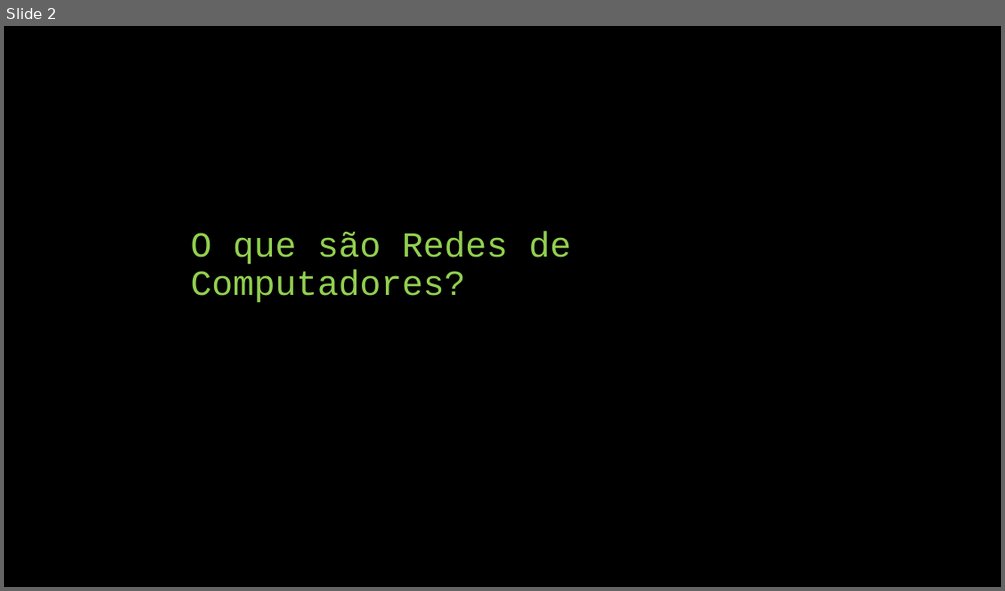
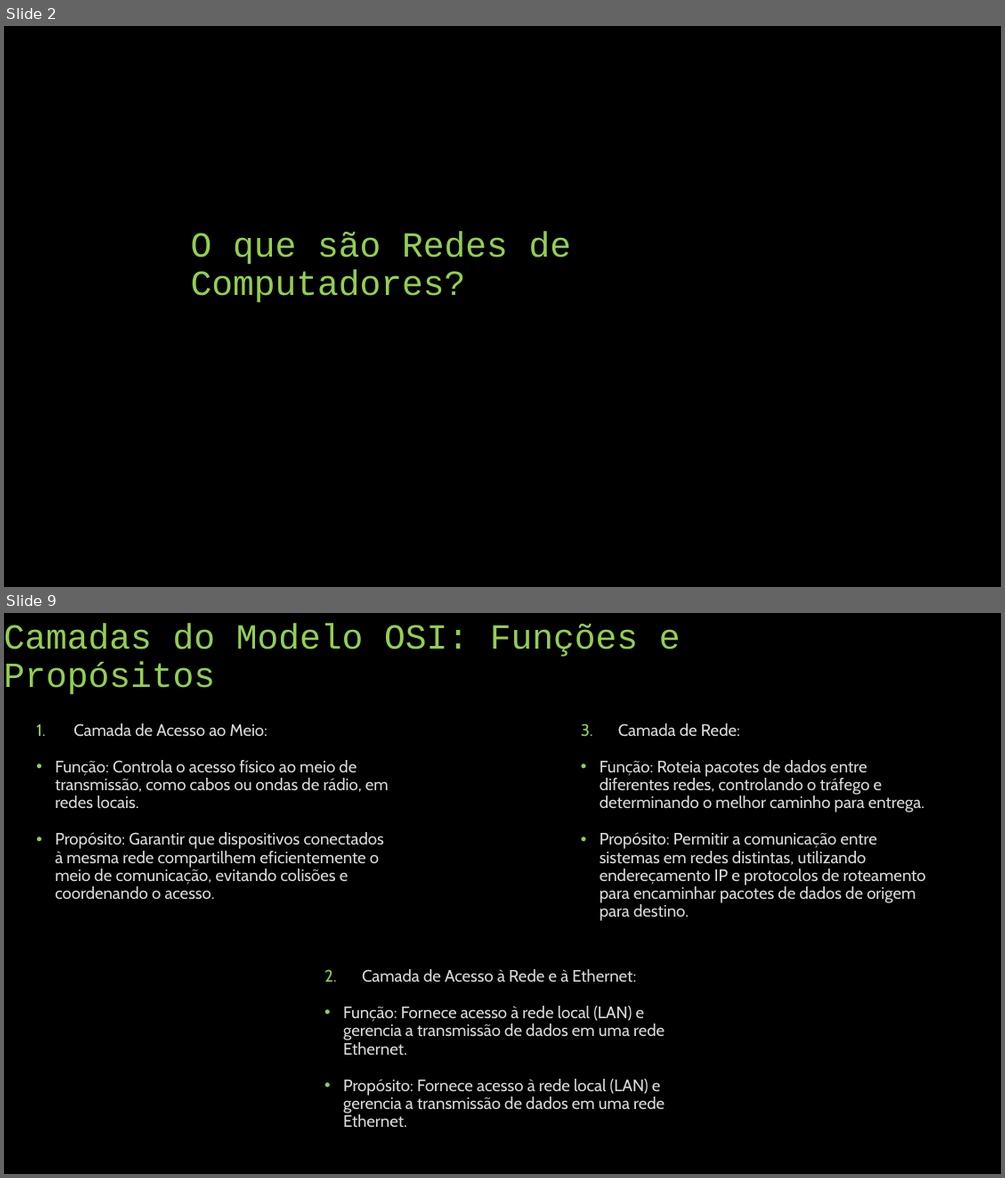
Before and after one commit to AlissoNNunes1/UNIT, a slide deck: rede de computadores/me1redes/Rede de Computadores.pptx. Shown one above the other, each under a label of ours: slide 2 before the commit, slides 2 and 9 after it; the slides between them are not shown. The pictures are 1005x591 and 1005x1178 pixels, drawn with LibreOffice and Linux fonts; fonts in the diff are those of the drawing. Boxes give left, top, right and bottom in pixels: in the first picture for what was removed or moved away, otherwise in the second. Text is boxed around its words. In the diff, an @@ line names an element or a change of style, - is before the commit and + after.

```diff
--- a/rede de computadores/me1redes/Rede de Computadores.pptx
+++ b/rede de computadores/me1redes/Rede de Computadores.pptx
@@ slide 9 added at (4,613,1001,1174), background #000000 @@
@@ title added at (4,624,680,695), 34 pt, text #92D050 @@
+Camadas do Modelo OSI: Funções e Propósitos
@@ text added at (55,723,388,899), 16 pt, text #D9D9D9 @@
+1. Camada de Acesso ao Meio:
+• Função: Controla o acesso físico ao meio de transmissão, como cabos ou ondas de rádio, em redes locais.
+• Propósito: Garantir que dispositivos conectados à mesma rede compartilhem eficientemente o meio de comunicação, evitando colisões e coordenando o acesso.
@@ text added at (599,723,926,903), 16 pt, text #D9D9D9 @@
+3. Camada de Rede:
+• Função: Roteia pacotes de dados entre diferentes redes, controlando o tráfego e determinando o melhor caminho para entrega.
+• Propósito: Permitir a comunicação entre sistemas em redes distintas, utilizando endereçamento IP e protocolos de roteamento para encaminhar pacotes de dados de origem para destino.
@@ text added at (343,969,664,1127), 16 pt, text #D9D9D9 @@
+2. Camada de Acesso à Rede e à Ethernet:
+• Função: Fornece acesso à rede local (LAN) e gerencia a transmissão de dados em uma rede Ethernet.
+• Propósito: Fornece acesso à rede local (LAN) e gerencia a transmissão de dados em uma rede Ethernet.
```
Also in this commit, not shown: 1 slide changed, 10 other slides added, 9 slides removed, 26 other files.
